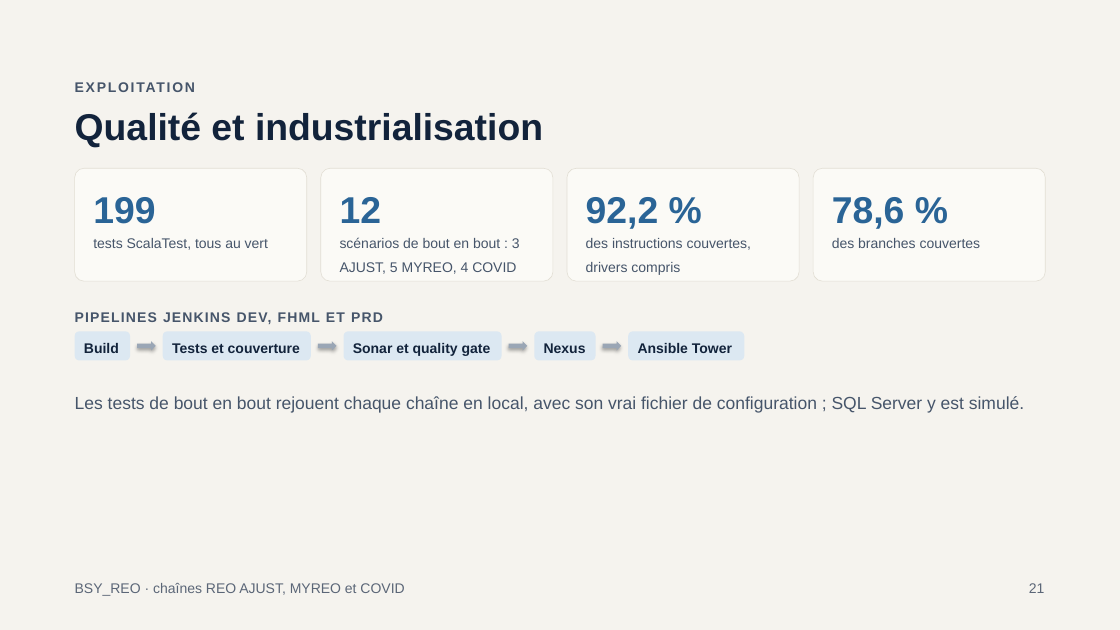
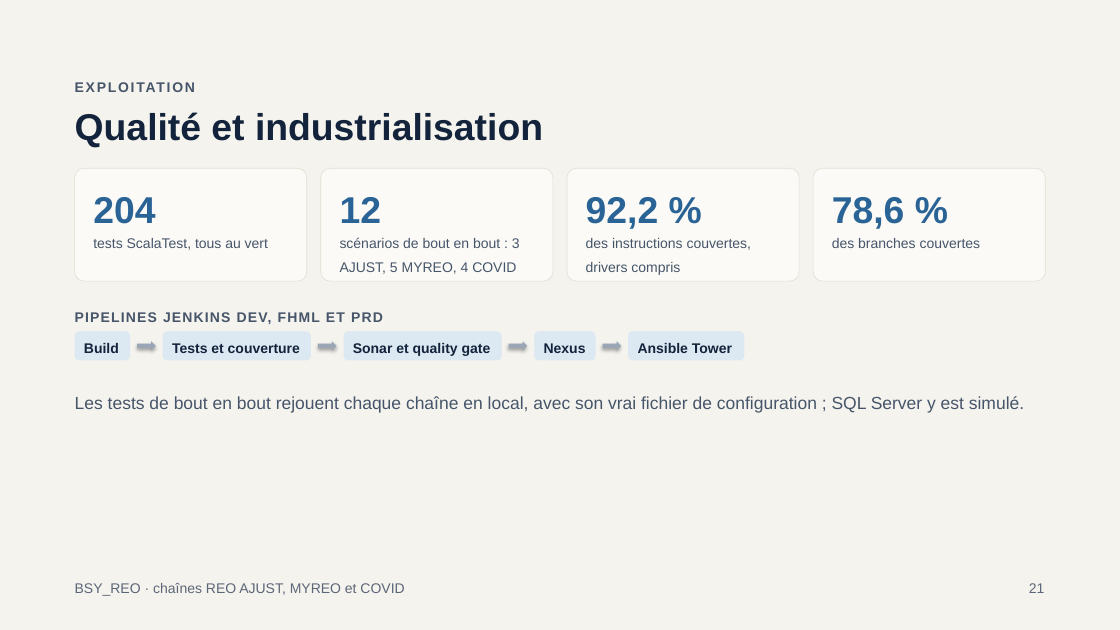
Before and after one commit to mlamouchi001/REO_SCALA, a slide deck: slide 21 of docs/Presentation_BSY_REO.pptx. Drawn at 1120x630 pixels with LibreOffice and Linux fonts; fonts in the diff are those of the drawing. Boxes give left, top, right and bottom in pixels: in the first picture for what was removed or moved away, otherwise in the second. Text is boxed around its words. In the diff, an @@ line names an element or a change of style, - is before the commit and + after.

```diff
--- a/docs/Presentation_BSY_REO.pptx
+++ b/docs/Presentation_BSY_REO.pptx
@@ text at bbox=[93, 197, 155, 224]: text changed @@
-199
+204
```
Also in this commit, not shown: 3 other slides changed, 17 other files.
